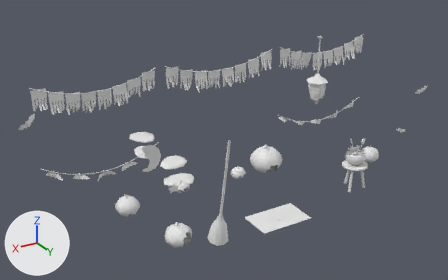
One commit to the FBX model Assets/SpookyStreet/Content/Resources/Models/Environment/OwlHouseDressing.fbx: the scene before it, then after it.
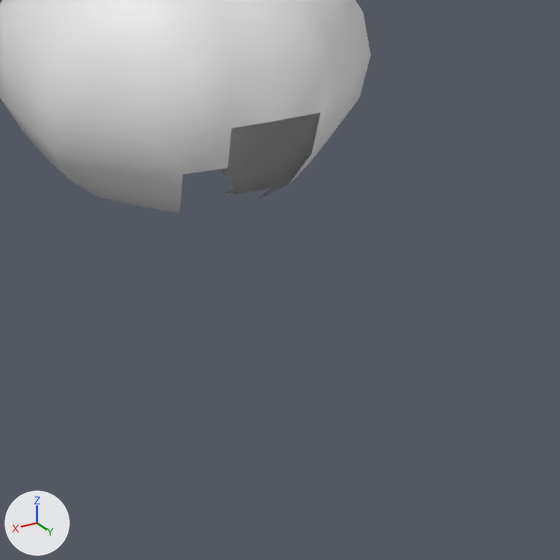
Each version is shown whole from a 50 mm lens placed at (4.58, 3.73, 5.08), pointed at (-0.29, -4.37, 1.03), then close up on the part from 56% to 67% of the width and 55% to 72% of the height. The axes (+X, +Y, +Z) are drawn at lower left. The lights are the same throughout. The older version's two pictures come first. Where no turn or scale is listed for an object, it has been applied to the vertices. Vertices at exactly the same position are counted once.

In view in the first close-up: 'OwlHouseDressing'.
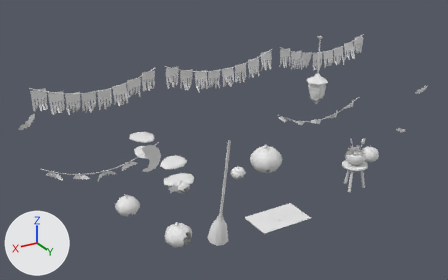
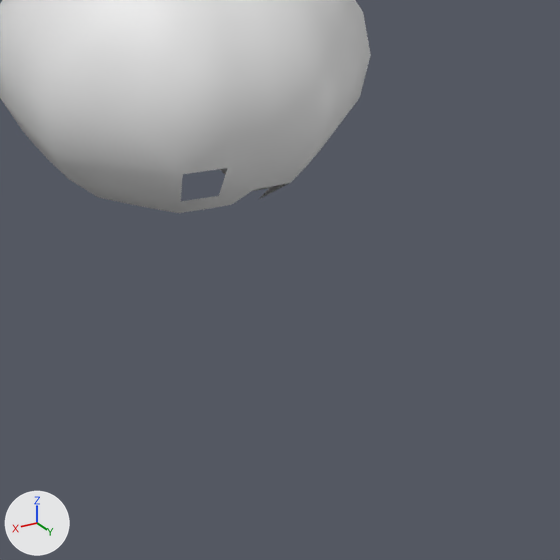
Pixel boxes (x1, y1, x2, y2) of what changed, in the close-ups (560 x 560 px):
part 1 of me_owlhousedressing, added
    after: (179, 121, 312, 213)

The edits, one by one:
me_owlhousedressing is used by ob_owlhousedressing; location (0.0, 0.0, 0.0).
me_owlhousedressing had 5220 vertices, 6763 faces and spanned x -2.83..3.02, y -7.68..-2.01, z -0.01..3.03.
me_owlhousedressing now has 5259 vertices, 6859 faces and spans x -2.83..3.02, y -7.68..-2.01, z -0.01..3.03.
me_owlhousedressing part 1: 5 vertices added at x -1.44..-1.38, y -4.64..-4.53, z 0.03..0.15.
Other edits to the shape of me_owlhousedressing do not show in these pictures.
